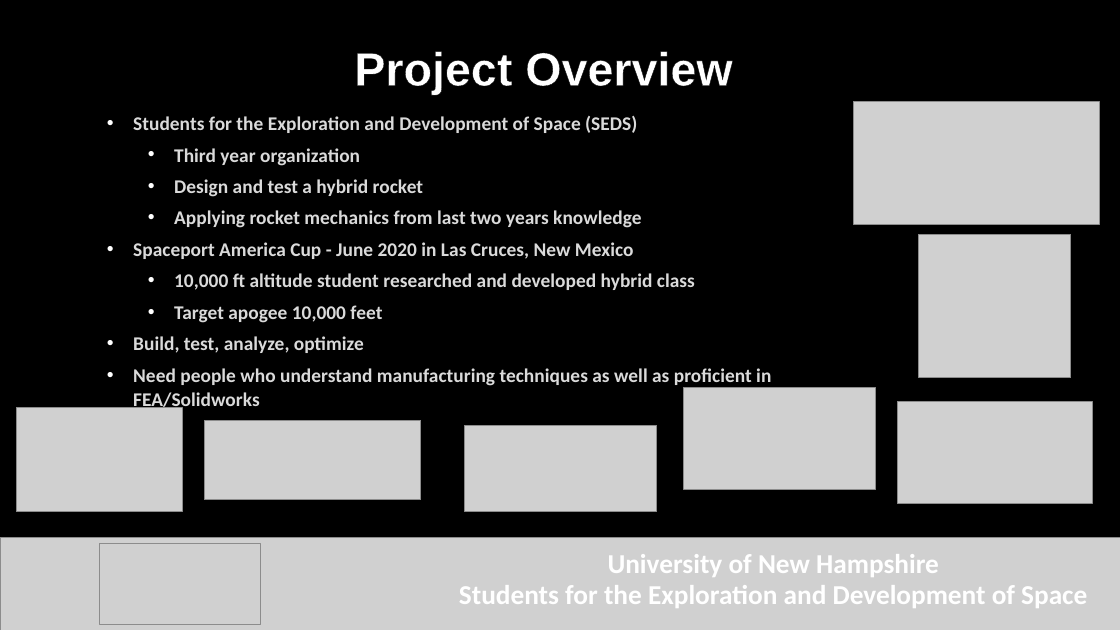
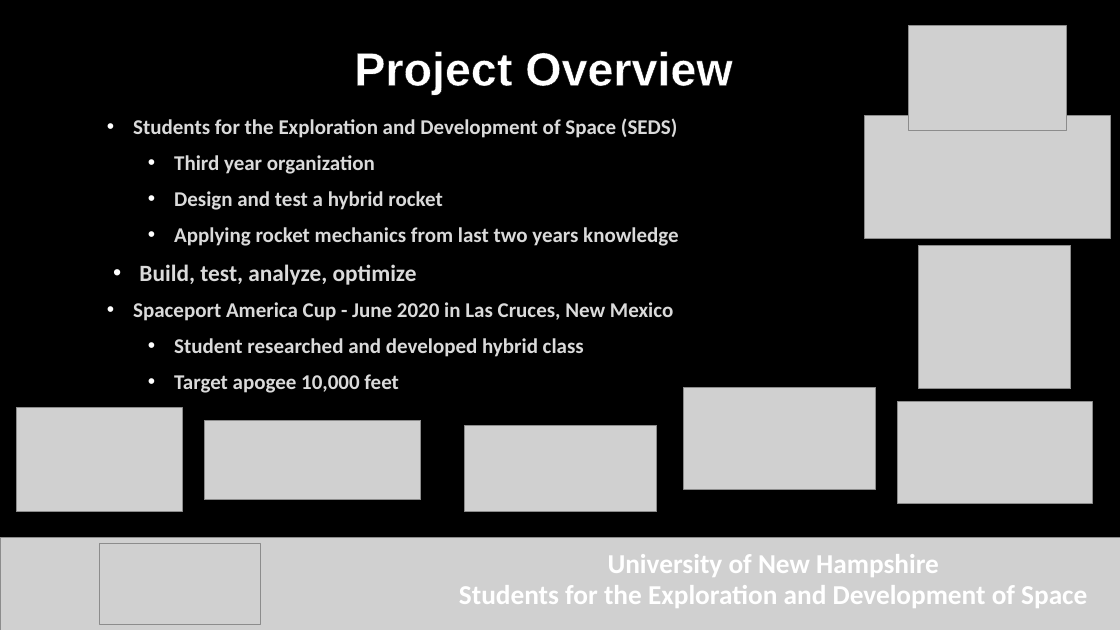
Before and after one commit to Maeswoon/UNHSEDS, a slide deck: slide 5 of Business/Finance/Budgets, Packets and Templates/Packets/TURBOCAM Sponsorship Packet/TURBOCAM INC Presentation - UNH SEDS.pptx. Drawn at 1120x630 pixels with LibreOffice and Linux fonts; fonts in the diff are those of the drawing; grey boxes stand for pictures; background and template pictures are left out. Boxes give left, top, right and bottom in pixels: in the first picture for what was removed or moved away, otherwise in the second. Text is boxed around its words. In the diff, an @@ line names an element or a change of style, - is before the commit and + after.

```diff
--- a/Business/Finance/Budgets, Packets and Templates/Packets/TURBOCAM Sponsorship Packet/TURBOCAM INC Presentation - UNH SEDS.pptx
+++ b/Business/Finance/Budgets, Packets and Templates/Packets/TURBOCAM Sponsorship Packet/TURBOCAM INC Presentation - UNH SEDS.pptx
@@ picture added at [909, 26, 1066, 130] @@
@@ text at [133, 118, 678, 393]: size 16.6 to 18 pt in "Students for the Exploration and Development of ...", "Third year organization", "Design and test a hybrid rocket", "Applying rocket mechanics from last two years ..." and 2 more places; line spacing 1.05 to 1.15 @@
@@ picture: place and size @@
-picture at [854, 102, 1100, 224]
+picture at [865, 116, 1111, 239]
@@ text at [139, 264, 417, 285]: paragraph added @@
+• Build, test, analyze, optimize
@@ picture: place and size @@
-picture at [919, 234, 1071, 378]
+picture at [919, 245, 1071, 389]
@@ text at [133, 336, 771, 412]: paragraphs removed @@
-• Build, test, analyze, optimize
-• Need people who understand manufacturing techniques as well as proficient in FEA/Solidworks
@@ text at [174, 338, 584, 357]: text changed; size 16.6 to 18 pt @@
-  • 10,000 ft altitude student researched and developed hybrid class
+  • Student researched and developed hybrid class
```
Also in this commit, not shown: 2 other slides changed, 1 slide added, 1 other file.
